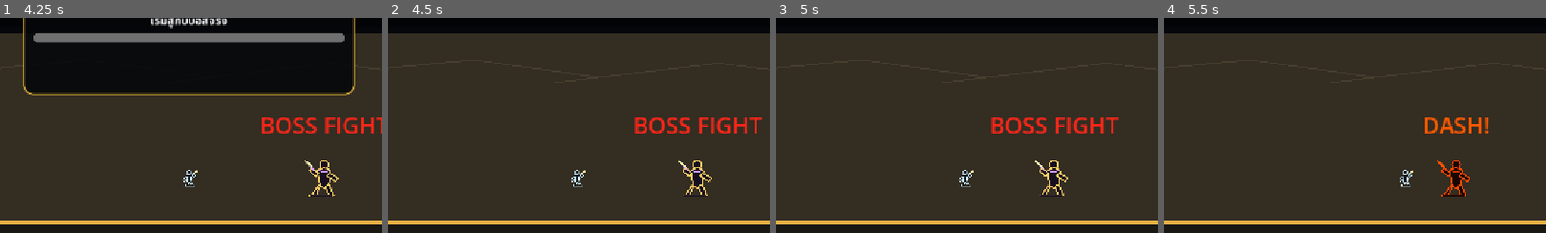
Above: before the commit, frames 1-4 (left to right).
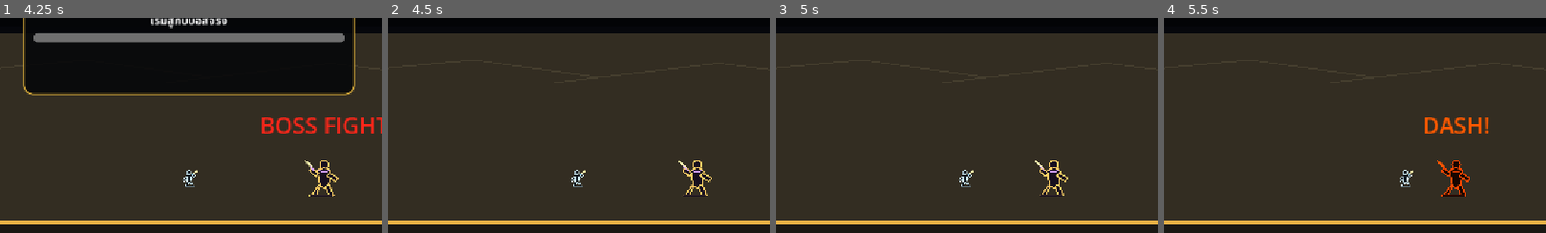
Above: after the commit, the same moments.

Repository: shanwinder/lastblade
Game: Godot game, scene res://scenes/main/BossBrokenMaster.tscn
The game is run twice, just before and just after one commit, with the same random seed, the same clock (stepped at 60 frames per second) and the same inputs.
Inputs:
- Up to frame 1 (4.25 s): click "START" at 0.5 s; click "SKIP" at 1.25 s; click "SKIP" at 2 s; click "◀" at 2.75 s; click "▶" at 3.5 s
- Up to frame 2 (4.5 s): click "ATTACK" at 4.25 s
- Up to frame 3 (5 s): no input
- Up to frame 4 (5.5 s): click "DASH" at 5 s
The pictures show only the part of the screen within x 25-75%, y 13-63%; the shares and areas given below are measured in that part.

Frame 1 is identical in both runs. In frame 2, 1.3% of the frame differs, in the area x 64-98%, y 46-54%; in frame 3, 1.3%, in the area x 56-90%, y 46-54%; in frame 4, nothing differs.

Commit message:
Wire Boss Fight hint cleanup manager into main scene

Diff:
--- a/last-blade-trial/scenes/main/BossBrokenMaster.tscn
+++ b/last-blade-trial/scenes/main/BossBrokenMaster.tscn
@@ -15,6 +15,7 @@
 [ext_resource type="Script" uid="uid://c1m0u7ckyk1go" path="res://duel_1_intro_manager.gd" id="13_duel_intro"]
 [ext_resource type="Script" uid="uid://jaxi5rv4eayk" path="res://boss_weight_manager.gd" id="14_boss_weight"]
 [ext_resource type="Script" uid="uid://bi30j8tod7u0s" path="res://duel_1_dummy_manager.gd" id="15_duel_dummy"]
+[ext_resource type="Script" path="res://boss_fight_hint_cleanup_manager.gd" id="16_hint_cleanup"]
 
 [sub_resource type="RectangleShape2D" id="RectangleShape2D_nha0i"]
 size = Vector2(32, 32)
@@ -146,6 +147,9 @@
 layer = 40
 script = ExtResource("10_loop")
 
+[node name="BossFightHintCleanupManager" type="Node" parent="."]
+script = ExtResource("16_hint_cleanup")
+
 [node name="GameCamera" type="Camera2D" parent="." unique_id=2003199488]
 position = Vector2(576, 324)
 script = ExtResource("6_jpax5")
